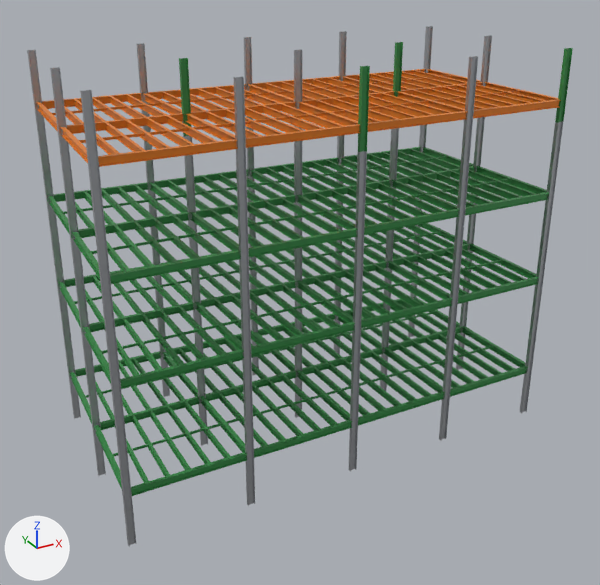
An edit to the glTF model web/modelos/ismerely_r8_presentacion.glb, drawn before and after from the same camera.
Both versions are drawn from a 50 mm lens placed at (-26.9, -49.5, 35.3), pointed at (-0.3, -1.2, 11.2). The axes (+X, +Y, +Z) are drawn at lower left. The lights are the same throughout. The older version comes first. Mesh edges are drawn as thin lines on the coarser meshes.

The first picture shows 'RA_GRIS', 'RA_NARANJA', 'RA_VERDE'.
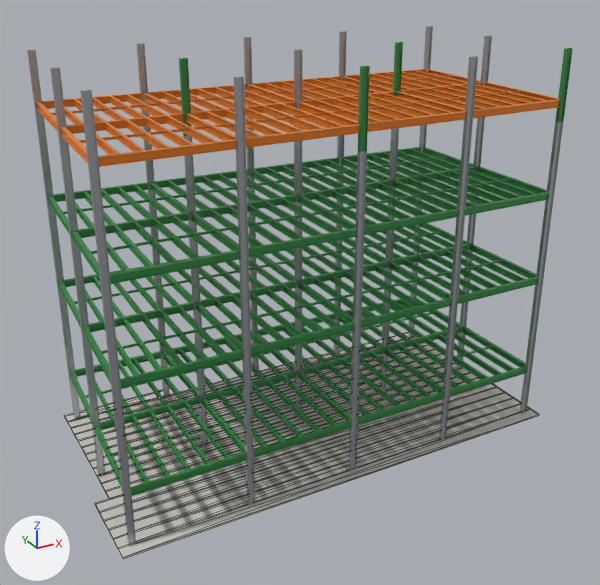
Commit message: Modelos completo y R8 con losa de sotano

What changed in the scene script:
```text
Add mat_ra_concreto_ra:
    mat_ra_concreto_ra = principled_material('RA_CONCRETO_RA')
    mat_ra_concreto_ra.base_color = (0.62, 0.6, 0.56)  # light grey #cecbc5
    mat_ra_concreto_ra.roughness = 0.92
Add me_losa_sotano_001:
    me_losa_sotano_001.from_pydata(...)  # 80 vertices, 216 faces; spans x -17.0..17.0, y -9.0..9.0, z -0.1..0.0
    me_losa_sotano_001.materials.append(mat_ra_concreto_ra)  # light grey #cecbc5
Add ob_ra_concreto:
    ob_ra_concreto = bpy.data.objects.new('RA_CONCRETO', me_losa_sotano_001)
    ob_ra_concreto.location = (0.0, 0.0, 0.0)
```

Changed parts and their boxes [x1, y1, x2, y2] in the pictures (600 x 585 px):
'RA_CONCRETO', added: after [64, 332, 539, 559]
